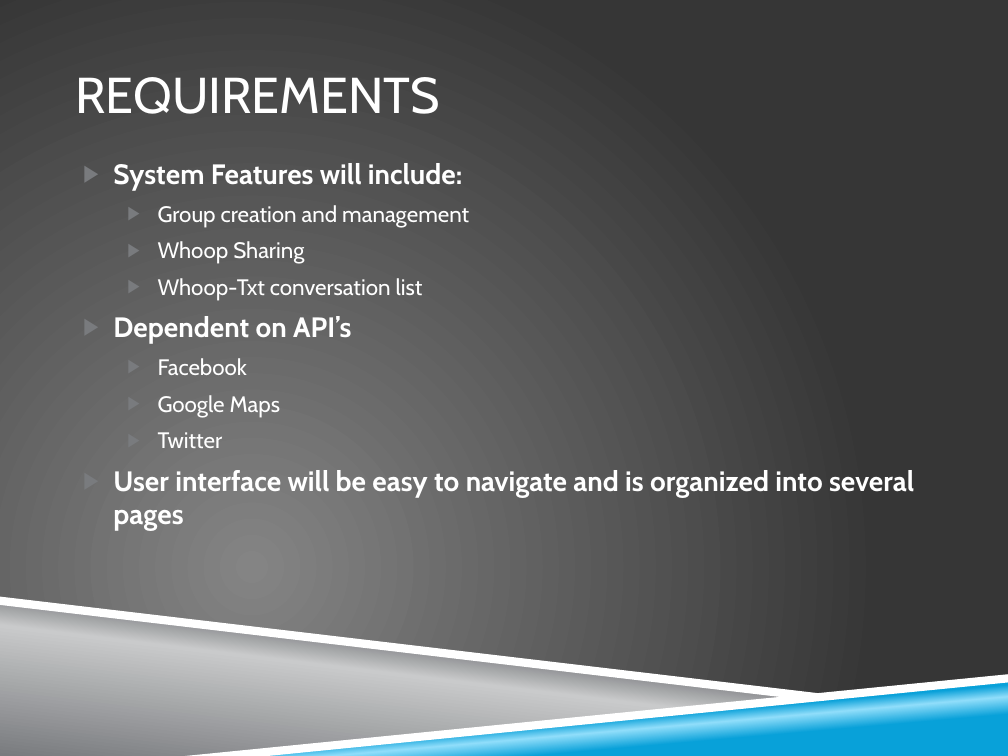
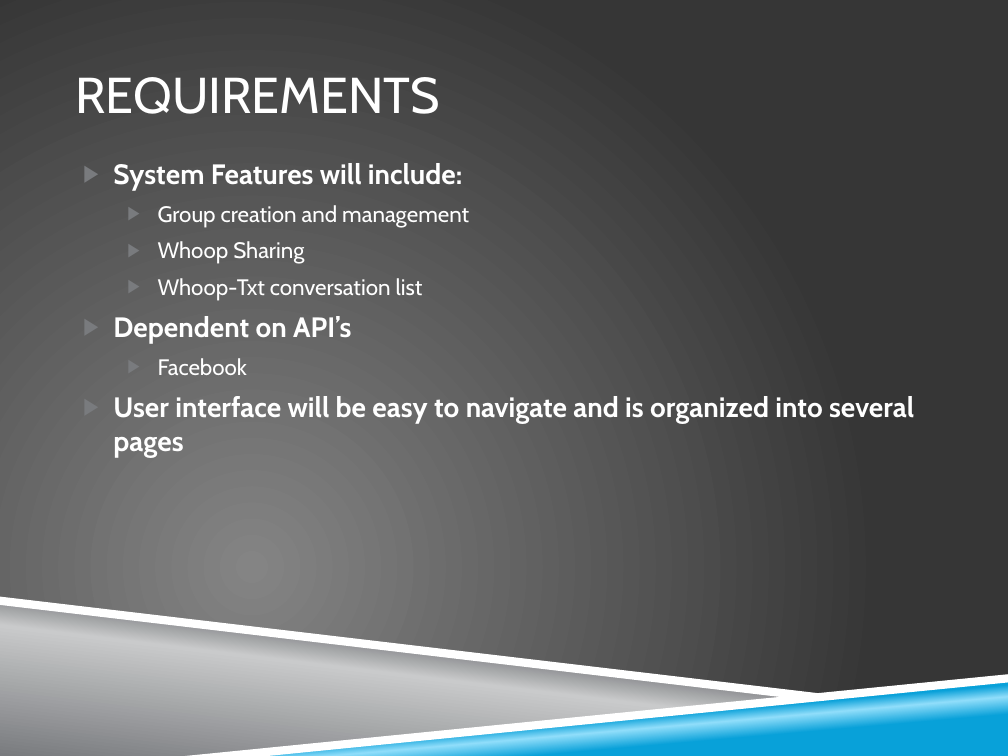
Before and after one commit to zkhalapyan/whoop-txt, a slide deck: slide 3 of doc/final_presentation.pptx. Drawn at 1008x756 pixels with LibreOffice and Linux fonts; fonts in the diff are those of the drawing; background and template pictures are left out. Boxes give left, top, right and bottom in pixels: in the first picture for what was removed or moved away, otherwise in the second. Text is boxed around its words. In the diff, an @@ line names an element or a change of style, - is before the commit and + after.

```diff
--- a/doc/final_presentation.pptx
+++ b/doc/final_presentation.pptx
@@ text at <box>158,395,280,448</box>: paragraphs removed @@
-  ▶ Google Maps
-  ▶ Twitter
```
Also in this commit, not shown: 3 other slides changed.
